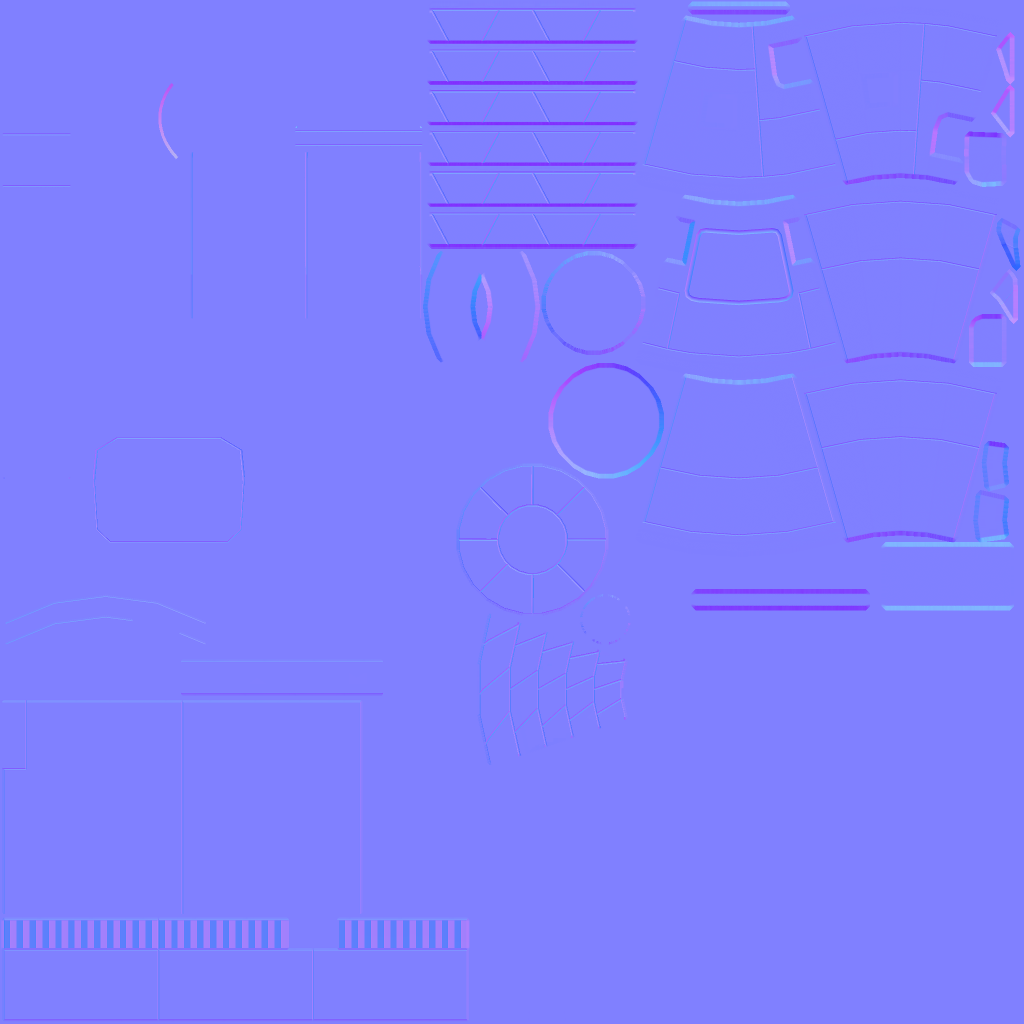
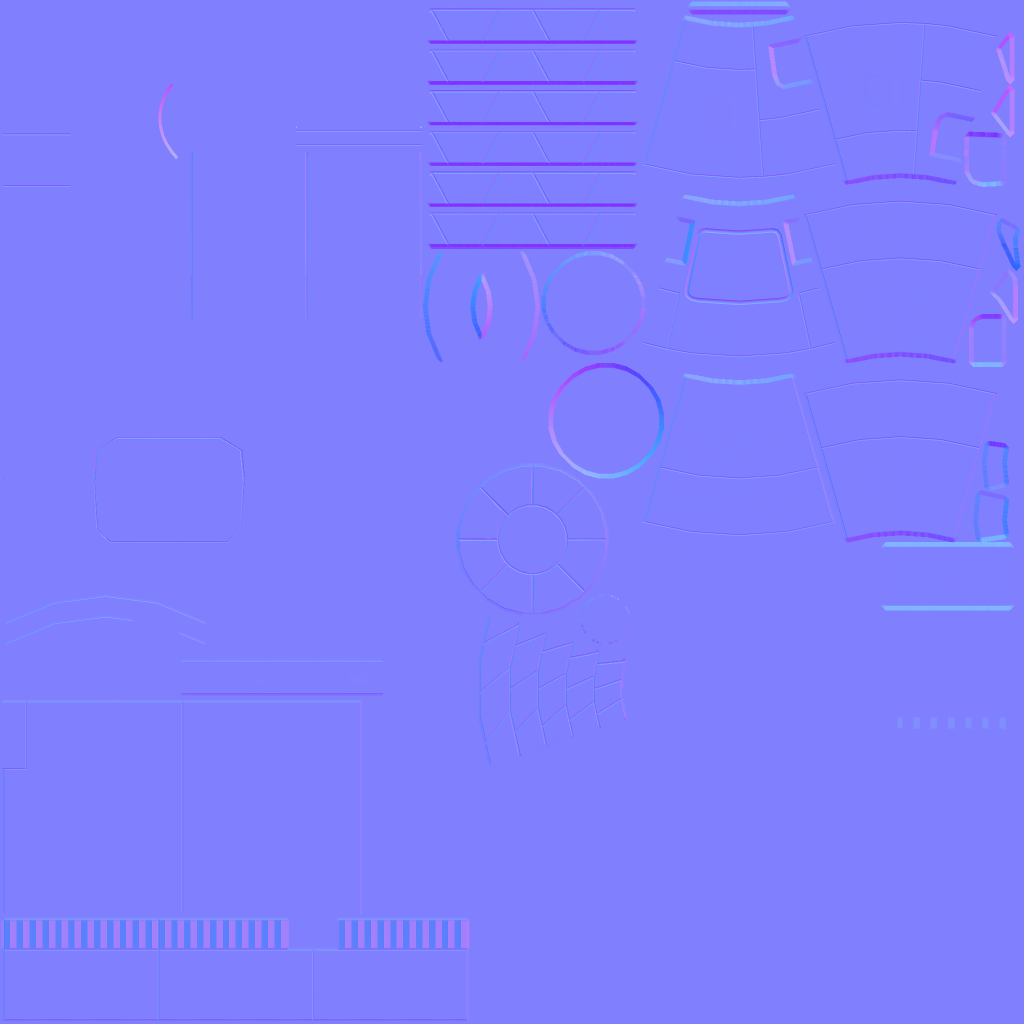
Layer changes from the first 1024px x 1024px image to the second:
painted on "_bevel" over left=691, top=589, right=870, bottom=611
painted on "_bevel #1" over left=691, top=589, right=870, bottom=611
painted on "Tło" over left=897, top=717, right=1006, bottom=730
